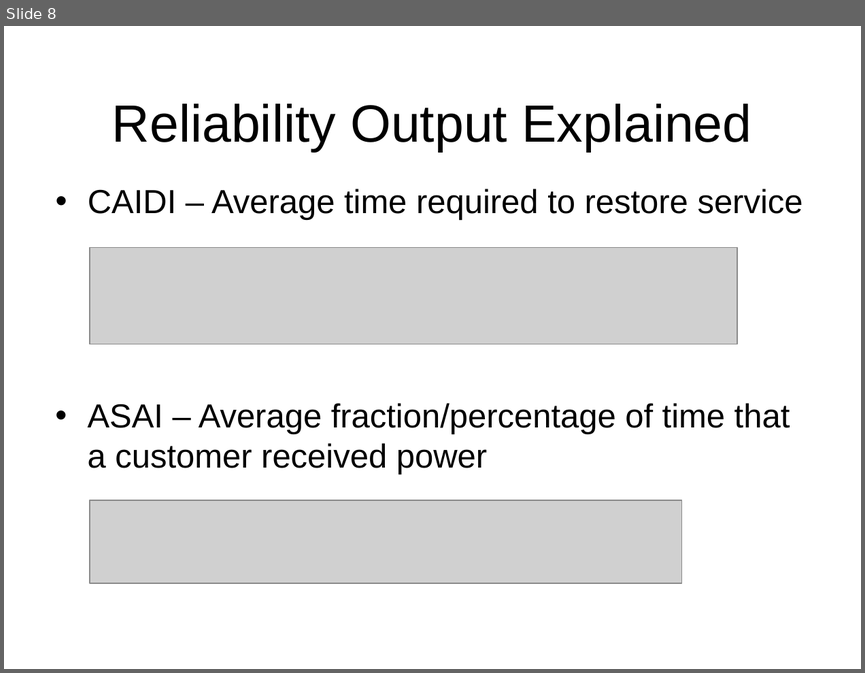
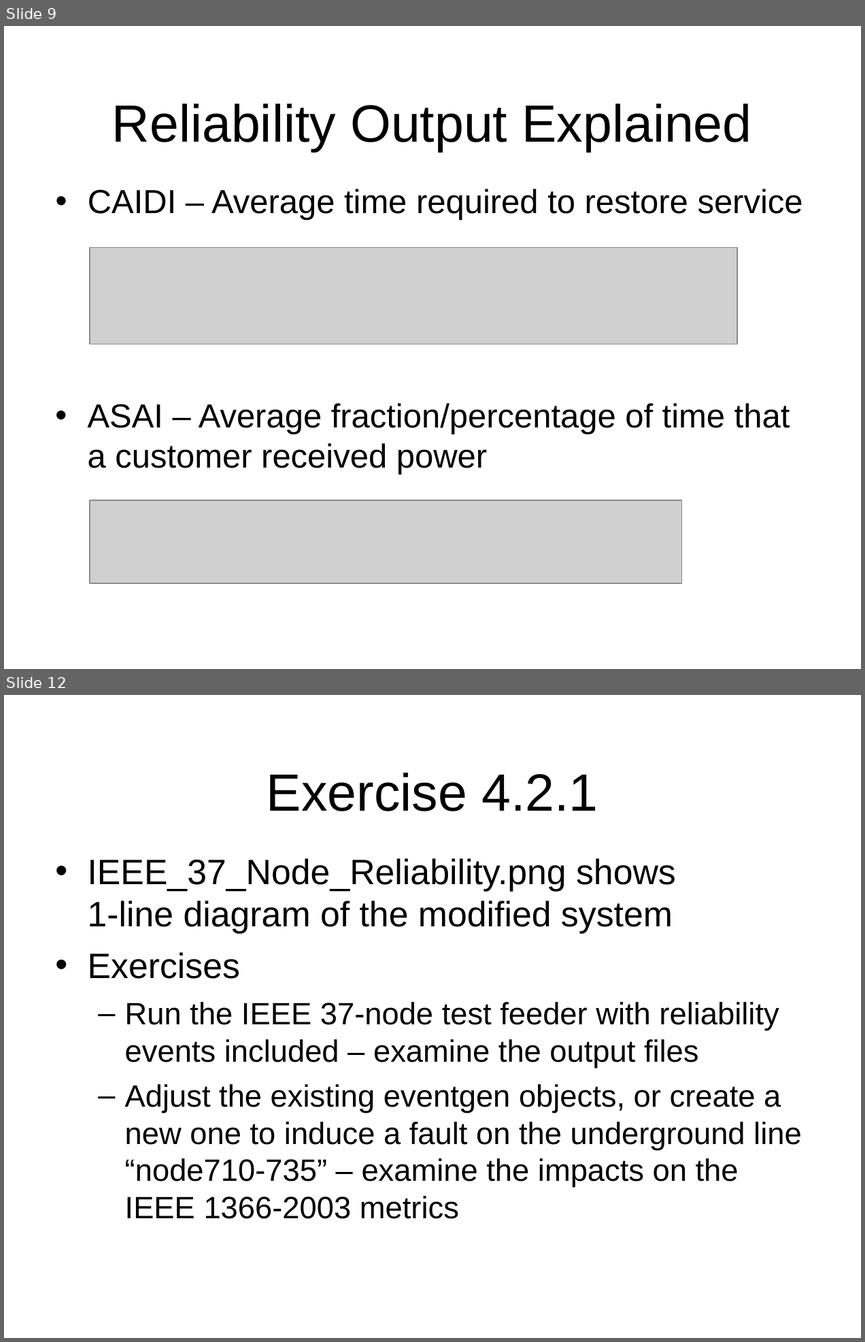
Before and after one commit to gridlab-d/course, a slide deck: FourDayCourse/4.2 - Reliability Module.ppt. Shown one above the other, each under a label of ours: slide 8 before the commit, slides 9 and 12 after it; the slides between them are not shown. The pictures are 865x673 and 865x1342 pixels, drawn with LibreOffice and Linux fonts; fonts in the diff are those of the drawing; grey boxes stand for pictures; background and template pictures are left out. Boxes give left, top, right and bottom in pixels: in the first picture for what was removed or moved away, otherwise in the second. Text is boxed around its words. In the diff, an @@ line names an element or a change of style, - is before the commit and + after.

Commit message:
Changes to reliability module portion of four day course to reflect new reliability implementation and exercise addition

```diff
--- a/FourDayCourse/4.2 - Reliability Module.ppt
+++ b/FourDayCourse/4.2 - Reliability Module.ppt
@@ slide 12 added at (4,695,861,1338), background picture (left out) @@
@@ title added at (266,773,598,811), 44 pt, text #000000 @@
+Exercise 4.2.1
@@ text added at (88,858,802,1219), 25.9 pt, text #000000 @@
+• IEEE_37_Node_Reliability.png shows
+  1-line diagram of the modified system
+• Exercises
+  – Run the IEEE 37-node test feeder with reliability events included – examine the output files
+  – Adjust the existing eventgen objects, or create a new one to induce a fault on the underground line “node710-735” – examine the impacts on the IEEE 1366-2003 metrics
@@ what was slide 8 is now slide 9 @@
```
Also in this commit, not shown: 5 slides changed, 3 other slides added, 1 slide removed.
